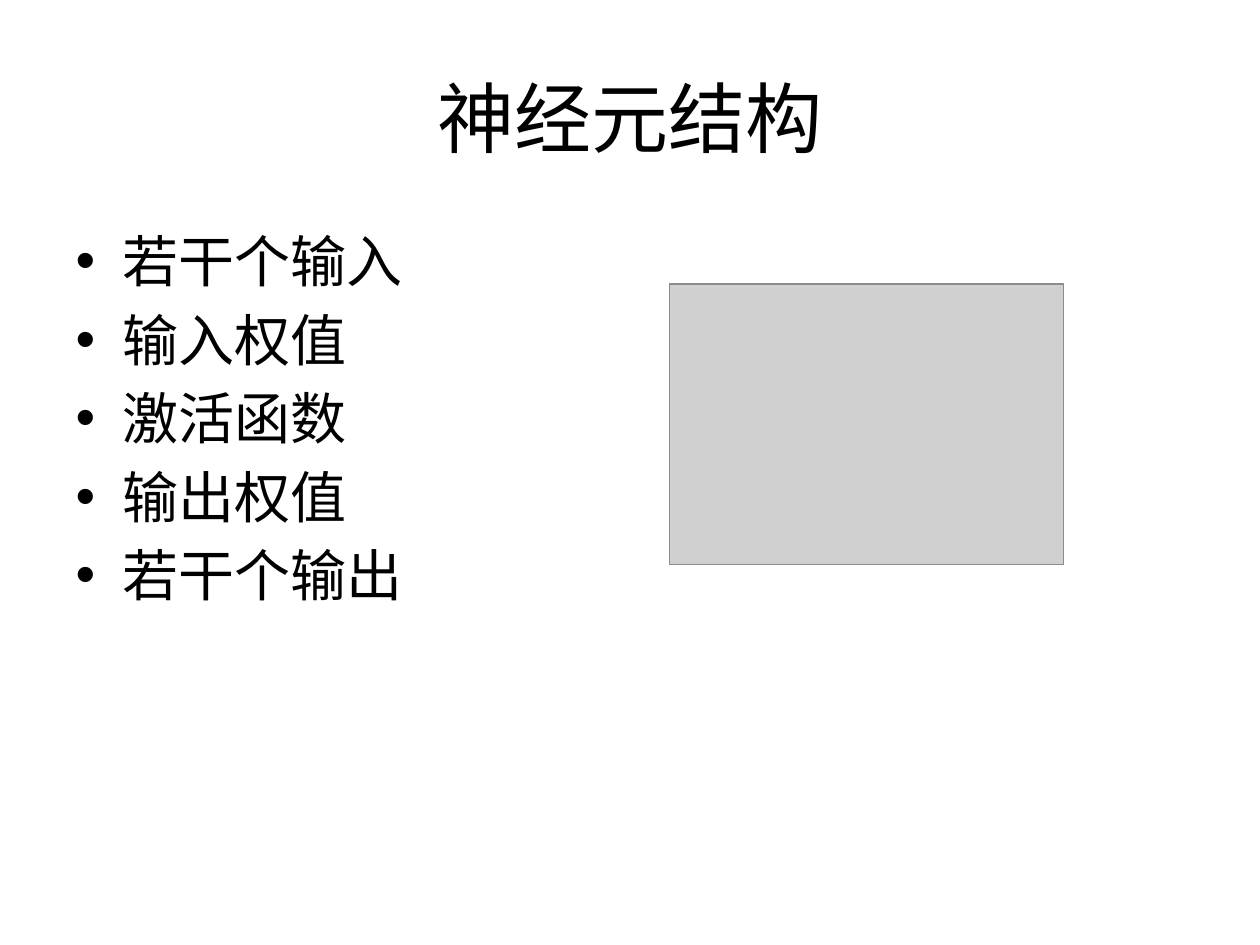
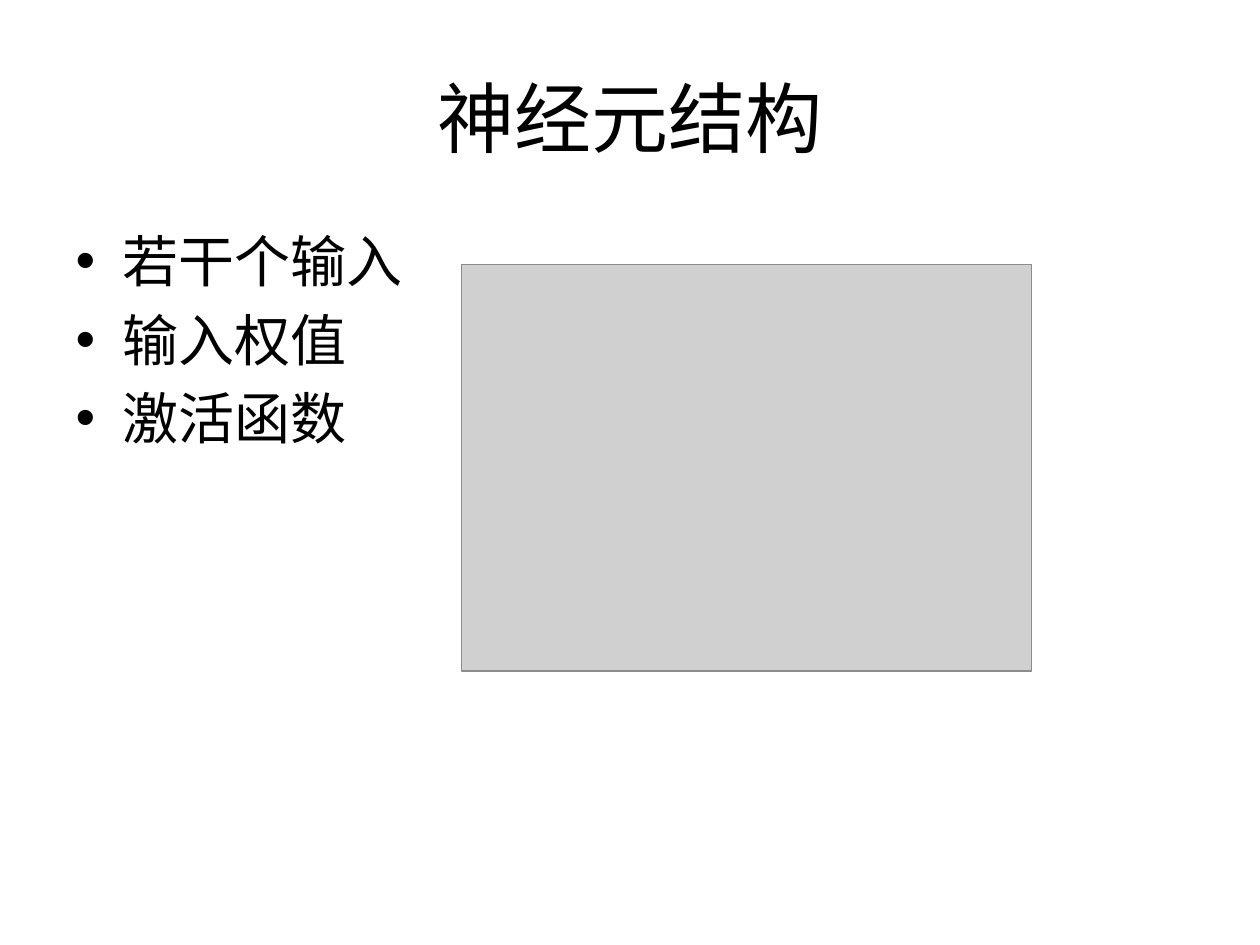
Before and after one commit to wangbin5/samples, a slide deck: slide 3 of docs/神经元网络.pptx. Drawn at 1260x945 pixels with LibreOffice and Linux fonts; fonts in the diff are those of the drawing; grey boxes stand for pictures. Boxes give left, top, right and bottom in pixels: in the first picture for what was removed or moved away, otherwise in the second. Text is boxed around its words. In the diff, an @@ line names an element or a change of style, - is before the commit and + after.

```diff
--- a/docs/神经元网络.pptx
+++ b/docs/神经元网络.pptx
@@ picture: place and size @@
-picture at <box>669,284,1062,564</box>
+picture at <box>461,265,1032,672</box>
@@ text at <box>123,471,403,601</box>: paragraphs removed @@
-• 输出权值
-• 若干个输出
```
Also in this commit, not shown: 6 other slides changed, 8 slides added, 12 slides removed, 19 other files.
